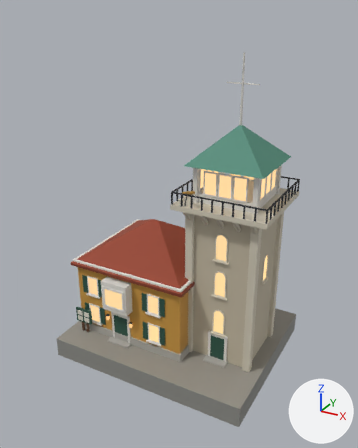
Before and after pictures for a commit that changed the glTF model public/harbour/civic/harbourmaster.glb.
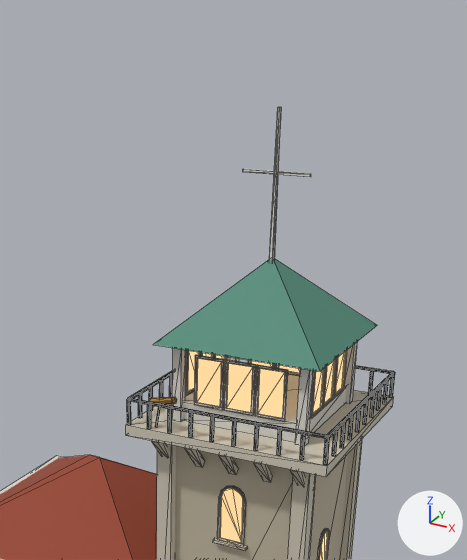
There are two pictures of each version: one whole from a 50 mm lens placed at (20.9, -38.4, 31.4), pointed at (0.2, -0.8, 12.6), one close up on the part from 31% to 93% of the width and 0% to 60% of the height. Every picture has the same lights, and +X, +Y and +Z are marked at lower right. The older version's two pictures come first. The close-ups show mesh edges as thin lines. Where no turn or scale is listed for an object, it has been applied to the vertices. Vertices at exactly the same position are counted once.

Objects in the first close-up: 'harbourmaster_body', 'harbourmaster_body_windows'.
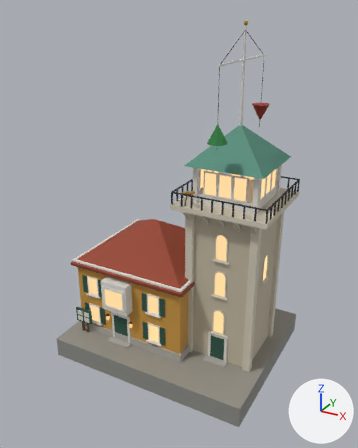
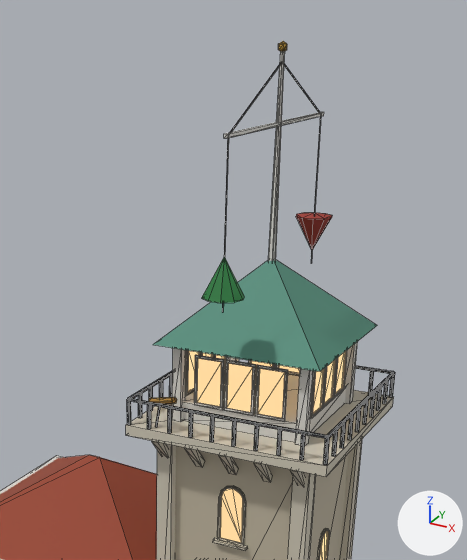
Where the newer file only moved an object's origin or applied its transform, the numbers keep the older frame.

Changed parts and their boxes [x1, y1, x2, y2] in the close-ups (467 x 560 px; the box of a moved part takes in the faces that stretch with it):
'harbourmaster_body', reshaped
    before: [0, 107, 395, 560]
    after: [0, 41, 395, 560]
part 1 of me_harbourmaster_body, added
    after: [224, 112, 324, 138]
part 2 of me_harbourmaster_body, added
    after: [229, 62, 282, 133]
part 3 of me_harbourmaster_body, added
    after: [222, 138, 229, 312]
part 4 of me_harbourmaster_body, added (green)
    after: [202, 258, 245, 303]
part 5 of me_harbourmaster_body, added
    after: [284, 64, 320, 113]
part 6 of me_harbourmaster_body, added
    after: [311, 116, 321, 263]
part 7 of me_harbourmaster_body, added (brown)
    after: [296, 213, 332, 250]
part 8 of me_harbourmaster_body, moved or reshaped
    before: [242, 107, 311, 260]
    after: [268, 41, 287, 261]

The change in detail:
me_harbourmaster_body is used by ob_harbourmaster_body; location (0.0, 0.0, 13.3).
me_harbourmaster_body had 1551 vertices, 2028 faces and spanned x -10.0..10.0, y -8.0..8.0, z -14.8..14.8.
me_harbourmaster_body now has 1619 vertices, 2136 faces and spans x -10.0..10.0, y -8.0..8.0, z -14.8..17.1.
me_harbourmaster_body part 1: a new loose piece, a box spanning x 5.53..5.67, y -4.8..4.8, z 14.13..14.27, in mat_hb_opaque.
me_harbourmaster_body part 2: the loose piece of 8 vertices spanning x 4.2..7.0, y -0.1..0.1, z 12.4 is copied, and the copy is multiplied about its middle by the matrix ((0.0, 1.82, 0.0), (-1.642, 0.0, -0.785), (-0.785, 0.0, 1.642)), then moved by (0.0, -2.3, 2.9); it spans x 5.6, y -4.6..0.0, z 14.2..16.4.
me_harbourmaster_body part 3: a new loose piece, a box spanning x 5.585..5.616, y -4.615..-4.586, z 8.0..14.201, in mat_hb_opaque.
me_harbourmaster_body part 4: a new loose piece, a 10-sided cone pointing to +z spanning x 4.8..6.4, y -5.4..-3.8, z 8.5..10.1, in mat_hb_opaque.
me_harbourmaster_body part 5: the loose piece of 8 vertices spanning x 4.2..7.0, y -0.1..0.1, z 12.4 is copied, and the copy is multiplied about its middle by the matrix ((0.0, -1.82, 0.0), (1.642, 0.0, 0.785), (-0.785, 0.0, 1.642)), then moved by (0.0, 2.3, 2.9); it spans x 5.6, y 0.0..4.6, z 14.2..16.4.
me_harbourmaster_body part 6: a new loose piece, a box spanning x 5.585..5.616, y 4.586..4.615, z 8.0..14.201, in mat_hb_opaque.
me_harbourmaster_body part 7: a new loose piece, a 10-sided cone pointing to -z spanning x 4.8..6.4, y 3.8..5.4, z 8.5..10.1, in mat_hb_opaque.
me_harbourmaster_body part 8: 10 vertices moved from x 4.2..7.0, y -0.1..0.1, z 12.4..14.8 to x 5.5..5.8, y -0.1..0.1, z 16.7..16.8; 4 vertices removed from x 4.2..7.0, y -0.1..0.1, z 12.4; 10 vertices added at x 5.4..5.8, y -0.1..0.1, z 16.8..17.1.
Other edits to the shape of me_harbourmaster_body do not show in these pictures.
